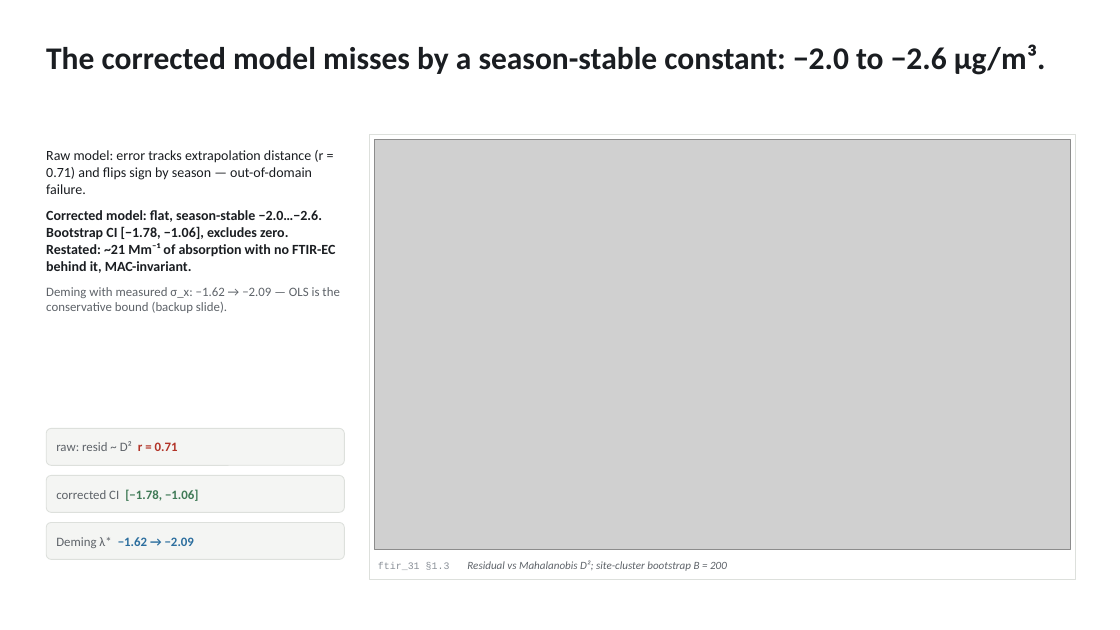
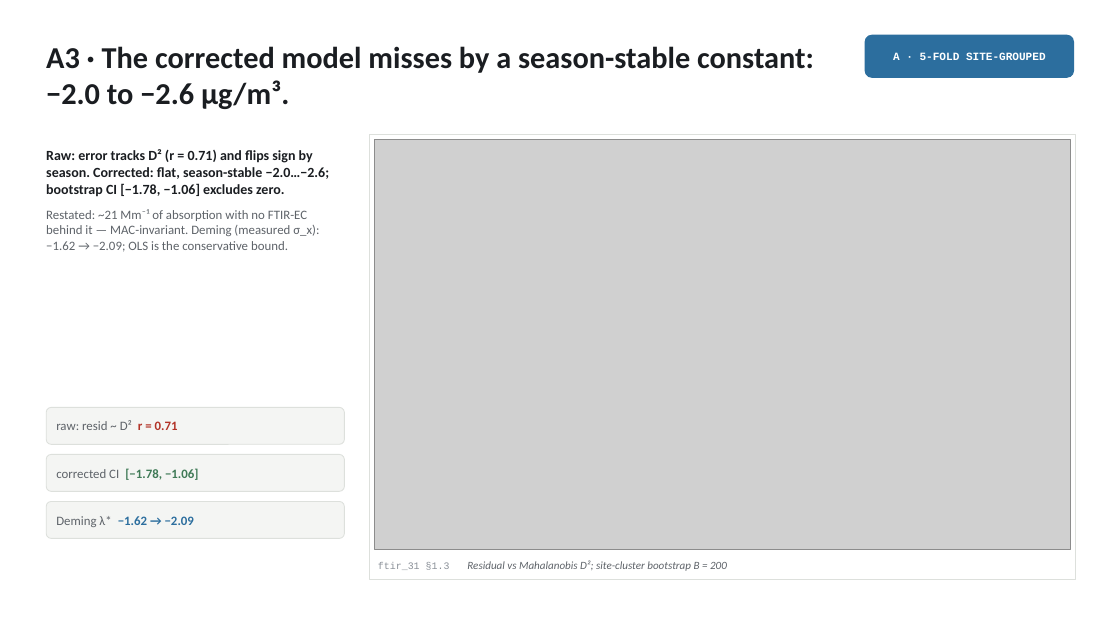
Before and after one commit to ahzs645/aethmodular, a slide deck: slide 11 of research/ftir_ec_phase3/deliverables/satoshi_followup_2026-08-13.pptx (slide 10 before the commit). Drawn at 1120x630 pixels with LibreOffice and Linux fonts; fonts in the diff are those of the drawing; grey boxes stand for pictures. Boxes give left, top, right and bottom in pixels: in the first picture for what was removed or moved away, otherwise in the second. Text is boxed around its words. In the diff, an @@ line names an element or a change of style, - is before the commit and + after.

```diff
--- a/research/ftir_ec_phase3/deliverables/satoshi_followup_2026-08-13.pptx
+++ b/research/ftir_ec_phase3/deliverables/satoshi_followup_2026-08-13.pptx
@@ text at box(46, 46, 814, 109): text changed; size 27 to 26 pt @@
-The corrected model misses by a season-stable constant: −2.0 to −2.6 µg/m³.
+A3 · The corrected model misses by a season-stable constant: −2.0 to −2.6 µg/m³.
@@ rounded rectangle added at box(865, 35, 1074, 77), fill #2C6E9E, outline #2C6E9E 1 pt @@
@@ text added at box(893, 52, 1046, 60), 9.5 pt, text #FFFFFF, bold @@
+A · 5-FOLD SITE-GROUPED
@@ text at box(46, 149, 330, 252): text changed; size 12 to 11 pt; text colour #1A1D21 to #5E6369 @@
-Raw model: error tracks extrapolation distance (r = 0.71) and flips sign by season — out-of-domain failure.
-Corrected model: flat, season-stable −2.0…−2.6. Bootstrap CI [−1.78, −1.06], excludes zero. Restated: ~21 Mm⁻¹ of absorption with no FTIR-EC behind it, MAC-invariant.
-Deming with measured σ_x: −1.62 → −2.09 — OLS is the conservative bound (backup slide).
+Raw: error tracks D² (r = 0.71) and flips sign by season. Corrected: flat, season-stable −2.0…−2.6; bootstrap CI [−1.78, −1.06] excludes zero.
+Restated: ~21 Mm⁻¹ of absorption with no FTIR-EC behind it — MAC-invariant. Deming (measured σ_x): −1.62 → −2.09; OLS is the conservative bound.
@@ 3 texts, 3 rounded rectangles: place and size @@
-3 texts, 3 rounded rectangles at box(46, 429, 344, 560)
+3 texts, 3 rounded rectangles at box(46, 408, 344, 539)
```
Also in this commit, not shown: 16 other slides changed, 6 slides added, 1 slide removed.
